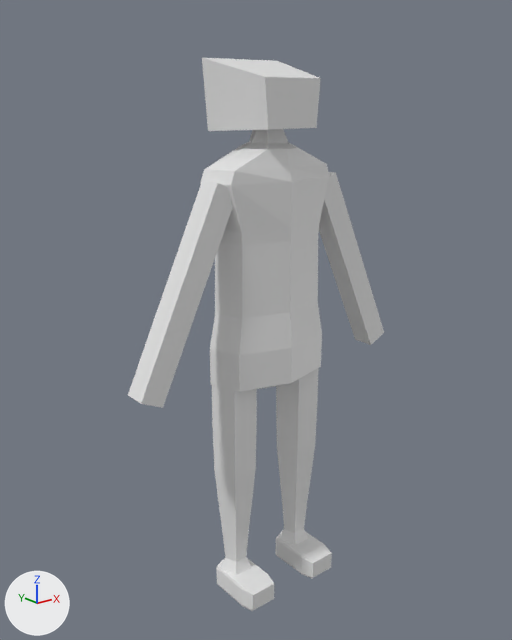
One commit to the Blender file assets/blender_Raw/Player.blend: the scene before it, then after it.
Before and after are seen from a camera (50 mm lens) standing at (-36.4, -44.0, 40.4) and looking at (-0.7, 0.6, 22.6). Lighting does not change. The marker at lower left points along +X, +Y and +Z.

The first picture shows 'RIG_ARM', 'RIG_ARM2', 'RIG_HEAD', 'RIG_LEG', 'RIG_LEG2', 'RIG_TORSO'.
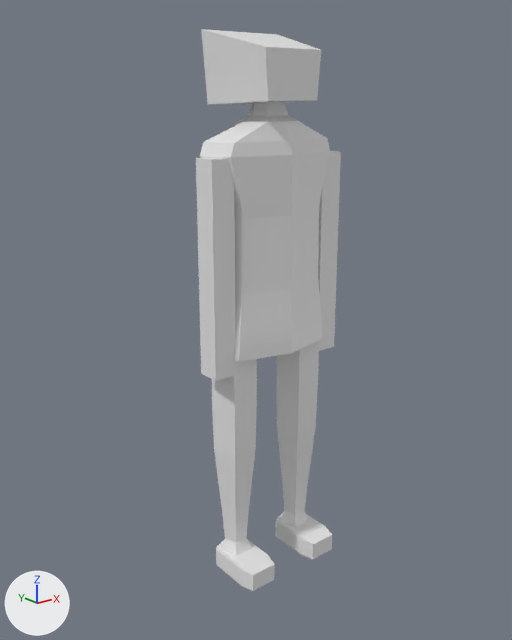
Where the change shows, as pixel boxes [x1, y1, x2, y2] in the pictures (512 x 640 px):
'RIG_TORSO', moved
    before: [200, 141, 329, 392]
    after: [200, 115, 330, 361]
'RIG_ARM2', moved, turned
    before: [128, 181, 233, 408]
    after: [196, 158, 236, 381]
'RIG_HEAD', moved
    before: [202, 58, 321, 143]
    after: [201, 29, 321, 116]
'RIG_LEG2', moved
    before: [212, 385, 274, 611]
    after: [212, 359, 275, 591]
'RIG_LEG', moved
    before: [275, 369, 332, 578]
    after: [276, 341, 332, 560]
'RIG_ARM', moved, turned
    before: [319, 172, 384, 345]
    after: [318, 151, 341, 351]

What changed in the scene script:
```text
Change ob_rig_leg:
    ob_rig_leg.location: (3.5, 0.0, 0.0) -> (3.5, 0.0, 2.0)
Change ob_rig_leg2:
    ob_rig_leg2.location: (-3.5, 0.0, 0.0) -> (-3.5, 0.0, 2.0)
Change ob_rig_torso:
    ob_rig_torso.location: (3.5, 0.0, 0.0) -> (3.5, 0.0, 2.0)
Change ob_rig_arm:
    ob_rig_arm.location: (5.5, -0.6, 33.2) -> (5.5, -0.6, 35.2)
    ob_rig_arm.rotation_euler: (1.571, -0.436, 0.0) -> (1.571, 0.0, 0.0)  # degrees (90, -25, 0) -> degrees (90, 0, 0)
Change ob_rig_arm2:
    ob_rig_arm2.location: (-5.5, -0.6, 33.2) -> (-5.5, -0.6, 35.2)
    ob_rig_arm2.rotation_euler: (1.571, 0.436, 0.0) -> (1.571, 0.0, 0.0)  # degrees (90, 25, 0) -> degrees (90, 0, 0)
Change ob_rig_head:
    ob_rig_head.location: (-0.02, -0.53, 38.05) -> (-0.02, -0.53, 40.05)
```
